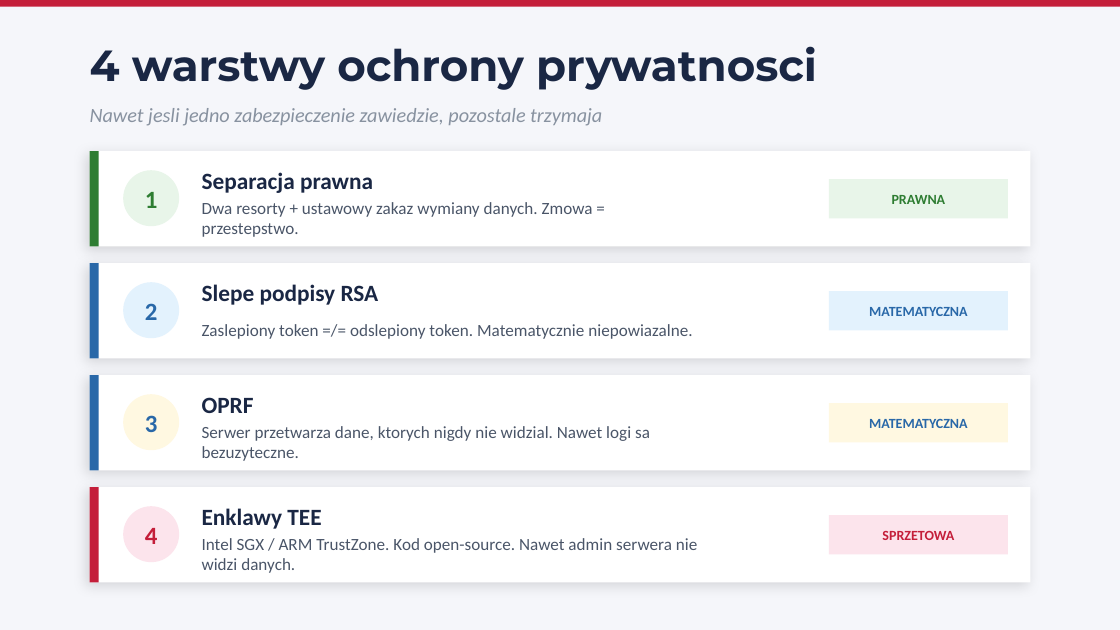
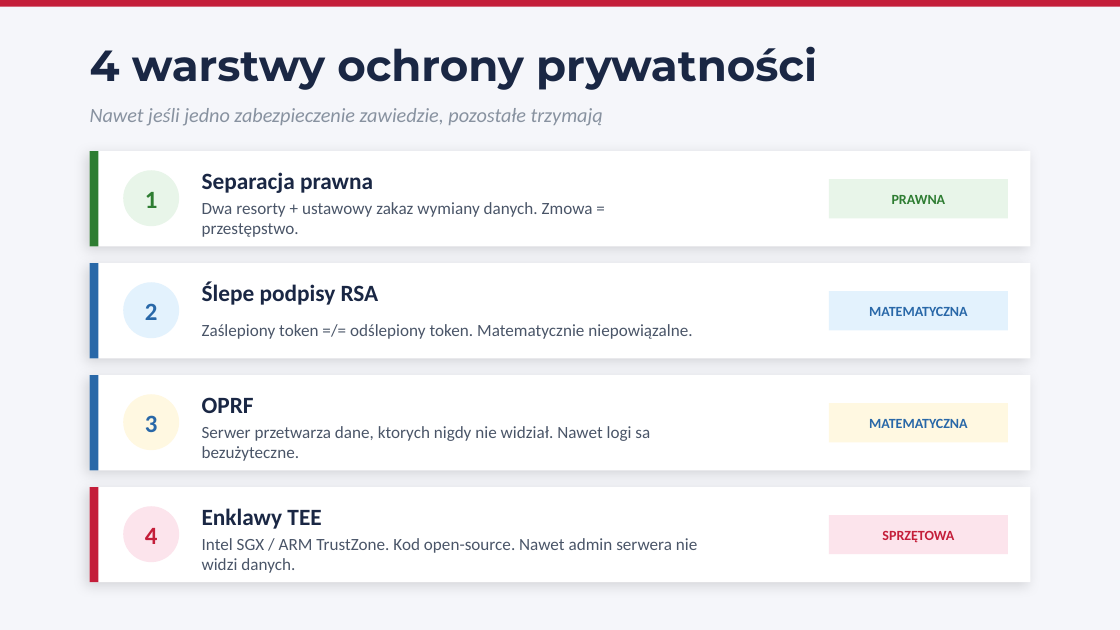
Before and after one commit to Inner-Savages/BKIHack2026, a slide deck: slide 6 of prezentacja.pptx. Drawn at 1120x630 pixels with LibreOffice and Linux fonts; fonts in the diff are those of the drawing. Boxes give left, top, right and bottom in pixels: in the first picture for what was removed or moved away, otherwise in the second. Text is boxed around its words. In the diff, an @@ line names an element or a change of style, - is before the commit and + after.

```diff
--- a/prezentacja.pptx
+++ b/prezentacja.pptx
@@ text at [90,46,817,90]: text changed @@
-4 warstwy ochrony prywatnosci
+4 warstwy ochrony prywatności
@@ text at [90,108,603,126]: text changed @@
-Nawet jesli jedno zabezpieczenie zawiedzie, pozostale trzymaja
+Nawet jeśli jedno zabezpieczenie zawiedzie, pozostałe trzymają
@@ text at [202,202,593,237]: text changed @@
-Dwa resorty + ustawowy zakaz wymiany danych. Zmowa = przestepstwo.
+Dwa resorty + ustawowy zakaz wymiany danych. Zmowa = przestępstwo.
@@ text at [202,281,379,305]: text changed @@
-Slepe podpisy RSA
+Ślepe podpisy RSA
@@ text at [202,324,692,339]: text changed @@
-Zaslepiony token =/= odslepiony token. Matematycznie niepowiazalne.
+Zaślepiony token =/= odślepiony token. Matematycznie niepowiązalne.
@@ text at [202,426,650,461]: text changed @@
-Serwer przetwarza dane, ktorych nigdy nie widzial. Nawet logi sa bezuzyteczne.
+Serwer przetwarza dane, ktorych nigdy nie widział. Nawet logi sa bezużyteczne.
@@ text at [882,531,954,543]: text changed @@
-SPRZETOWA
+SPRZĘTOWA
```
Also in this commit, not shown: 7 other slides changed.
